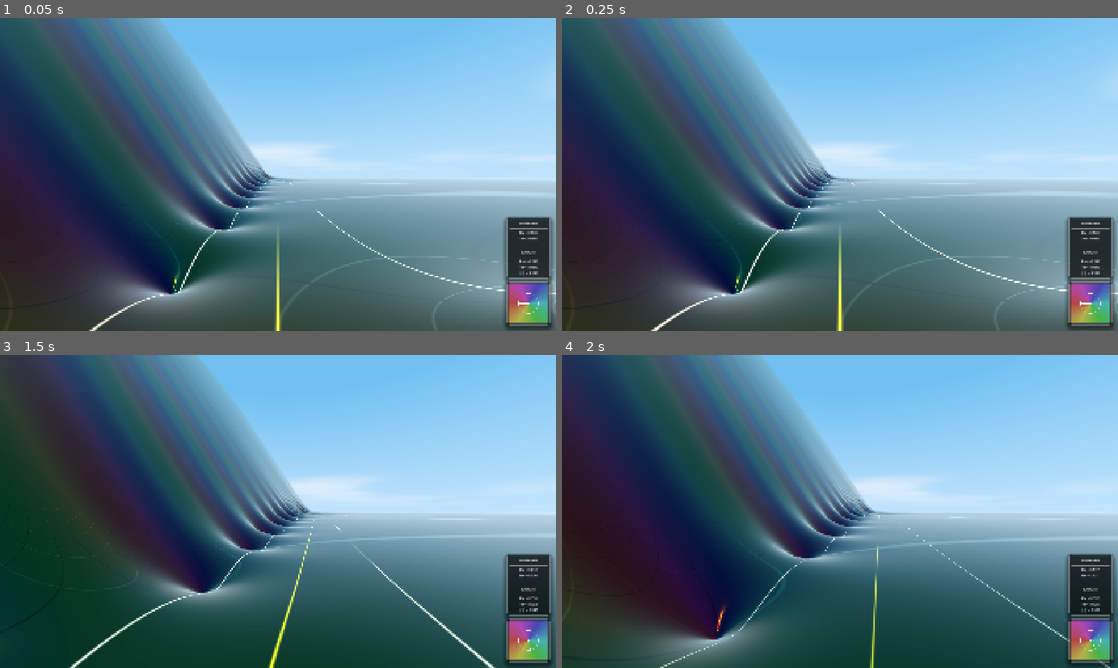
Above: before the commit, frames 1-4 (two rows, left to right).
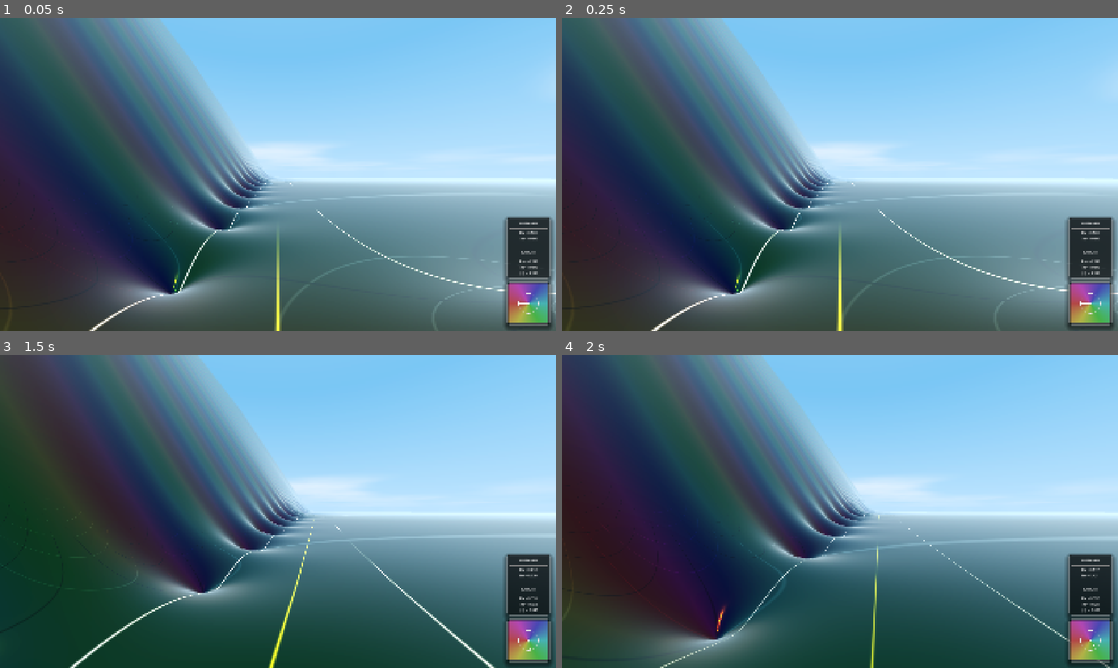
Above: after the commit, the same moments.

Repository: allanino/complex-functions-explorer
Game: Godot game, scene res://scenes/main.tscn
Two runs of this game, one before a commit and one after it. Both use one fixed random seed, a clock stepped at 60 frames per second and the inputs below.
Inputs (mouse positions are in pixels of both pictures, inside the frame that each line leads up to):
- Up to frame 1 (0.05 s): no input
- Up to frame 2 (0.25 s): no input
- Up to frame 3 (1.5 s): tap Enter at 0.5 s; move the mouse to (305, 511) at 0.52 s; hold W (move_forward) from 0.53 s (still down); tap G at 0.6 s; tap Space at 0.77 s; move the mouse to (250, 511) at 1.27 s; tap N at 1.35 s
- Up to frame 4 (2 s): keep holding W (move_forward); tap Space at 1.52 s

The runs differ from the first frame. In frame 1, 1.1% of the frame differs, in the area x 27-100%, y 2-54%; in frame 2, 1.1%; in frame 3, 1.0%; in frame 4, 0.8%.

Commit message:
Good version

Diff:
--- a/shaders/sky.gdshader
+++ b/shaders/sky.gdshader
@@ -3,6 +3,7 @@
 uniform vec3 sky_color : source_color = vec3(0.3, 0.6, 0.9);
 uniform vec3 horizon_color : source_color = vec3(0.6, 0.8, 1.0);
 uniform vec3 cloud_color : source_color = vec3(1.0, 1.0, 1.0);
+uniform vec3 atmosphere_color;
 uniform float golden_hour_factor = 0.0;
 uniform float night_factor = 0.0;
 
@@ -195,16 +196,6 @@
         sun_haze = pow(sun_dot, 3.0);
     }
 
-    // Atmospheric color
-    vec3 haze_color = mix(
-        vec3(0.55, 0.65, 0.8), // bluish daytime haze
-        LIGHT0_COLOR * vec3(1.0, 0.7, 0.4), // warm sunset haze
-        golden_hour_factor
-    );
-
-    // Add subtle sun scattering
-    haze_color += LIGHT0_COLOR * sun_haze * 0.2;
-
     // Final intensity (decrease with night)
     float night_haze_factor = 1.0 - smoothstep(0.05, 1.0, night_factor);
     float final_haze =
@@ -212,11 +203,8 @@
         sun_haze * 0.08)
         * night_haze_factor;
 
-    cloud_final_color = mix(
-        cloud_final_color,
-        haze_color,
-        clamp(final_haze, 0.0, 1.0)
-    );
+    cloud_final_color = mix(cloud_final_color, atmosphere_color, final_haze);
+    cloud_final_color += LIGHT0_COLOR * sun_haze * 0.2;
 
     COLOR = cloud_final_color;
 }
--- a/shaders/terrain.gdshader
+++ b/shaders/terrain.gdshader
@@ -13,8 +13,8 @@
 uniform bool show_critical_stripe = true;
 
 uniform vec3 atmosphere_color;
-uniform float atmosphere_density = 0.00012;
-uniform float atmosphere_desaturation = 0.8;
+uniform float atmosphere_density = 0.025;
+uniform float atmosphere_desaturation = 0.5;
 uniform float atmosphere_height_falloff = 0.015;
 
 // Helper function to convert HSV to RGB
@@ -226,7 +226,7 @@
     // if we don't have it, we could pass it or use (INV_VIEW_MATRIX * vec4(0.0, 0.0, 0.0, 1.0)).xyz
     vec3 cam_pos = (INV_VIEW_MATRIX * vec4(0.0, 0.0, 0.0, 1.0)).xyz;
     float dist = distance(cam_pos, world_pos);
-    float haze = 1.0 - exp(-dist * atmosphere_density * 100.0);
+    float haze = 1.0 - exp(-dist * atmosphere_density);
     haze = pow(haze, 10.0);
 
     float height_factor = exp(-world_pos.y * atmosphere_height_falloff);
